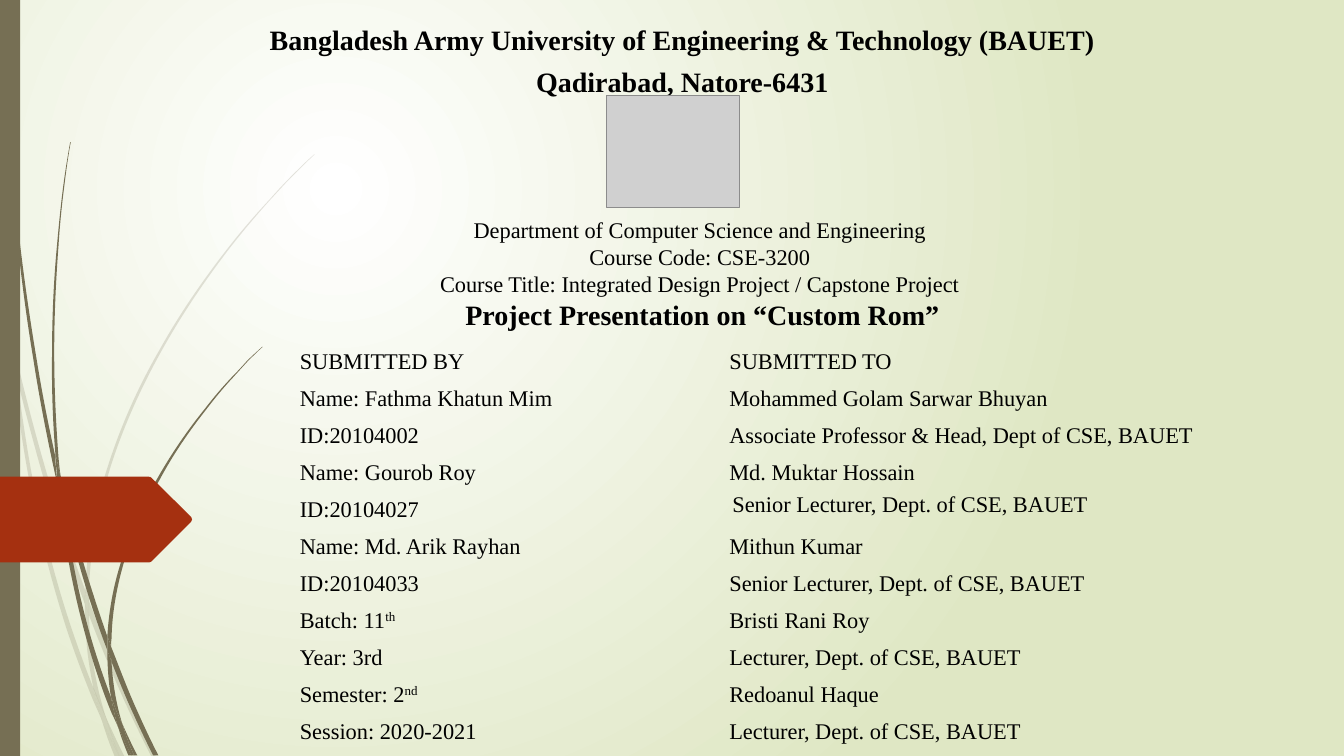
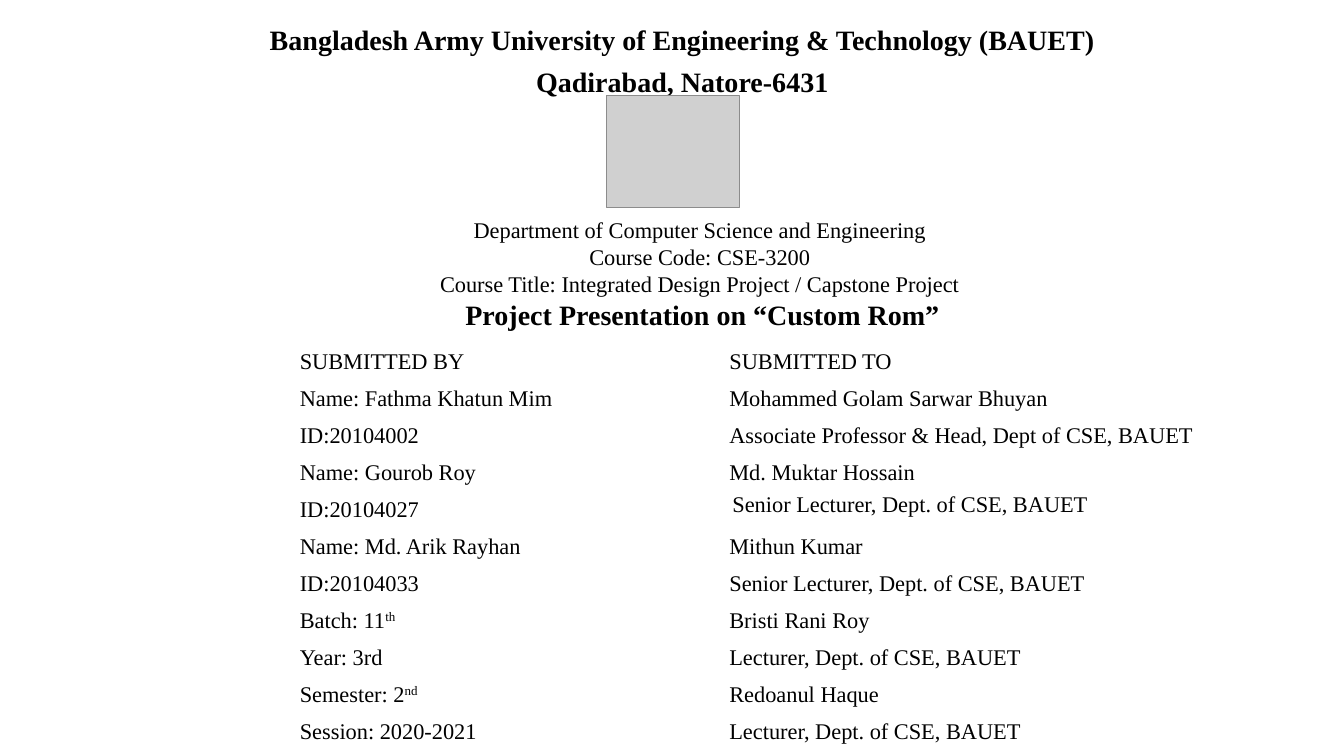
Before and after one commit to mdarikrayhan/IDP, a slide deck: slide 1 of Report Files/Custom Rom(15-06-2023).pptx. Drawn at 1344x756 pixels with LibreOffice and Linux fonts; fonts in the diff are those of the drawing; grey boxes stand for pictures. Boxes give left, top, right and bottom in pixels: in the first picture for what was removed or moved away, otherwise in the second. Text is boxed around its words. In the diff, an @@ line names an element or a change of style, - is before the commit and + after.

```diff
--- a/Report Files/Custom Rom(15-06-2023).pptx
+++ b/Report Files/Custom Rom(15-06-2023).pptx
@@ background gradient #FFFFFF to #DFE8C4 to #FFFFFF @@
@@ rectangle removed at [0,0,20,756] @@
@@ freeform shape removed at [0,477,193,563] @@
@@ group removed at [0,154,315,756]: 10 freeform shapes @@
@@ group removed at [3,0,262,756]: 12 freeform shapes @@
```
Also in this commit, not shown: 1 other file.
